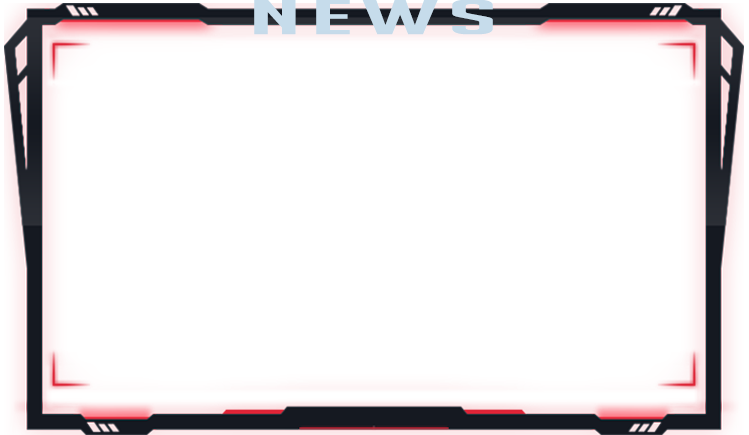
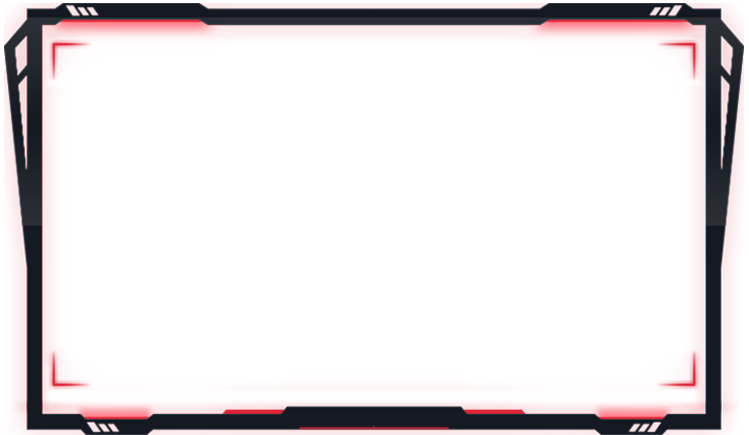
Layered file, before and after one edit (749 × 435). Changes by layer:
hid "NEWS" over [left=254, top=0, right=493, bottom=35]
